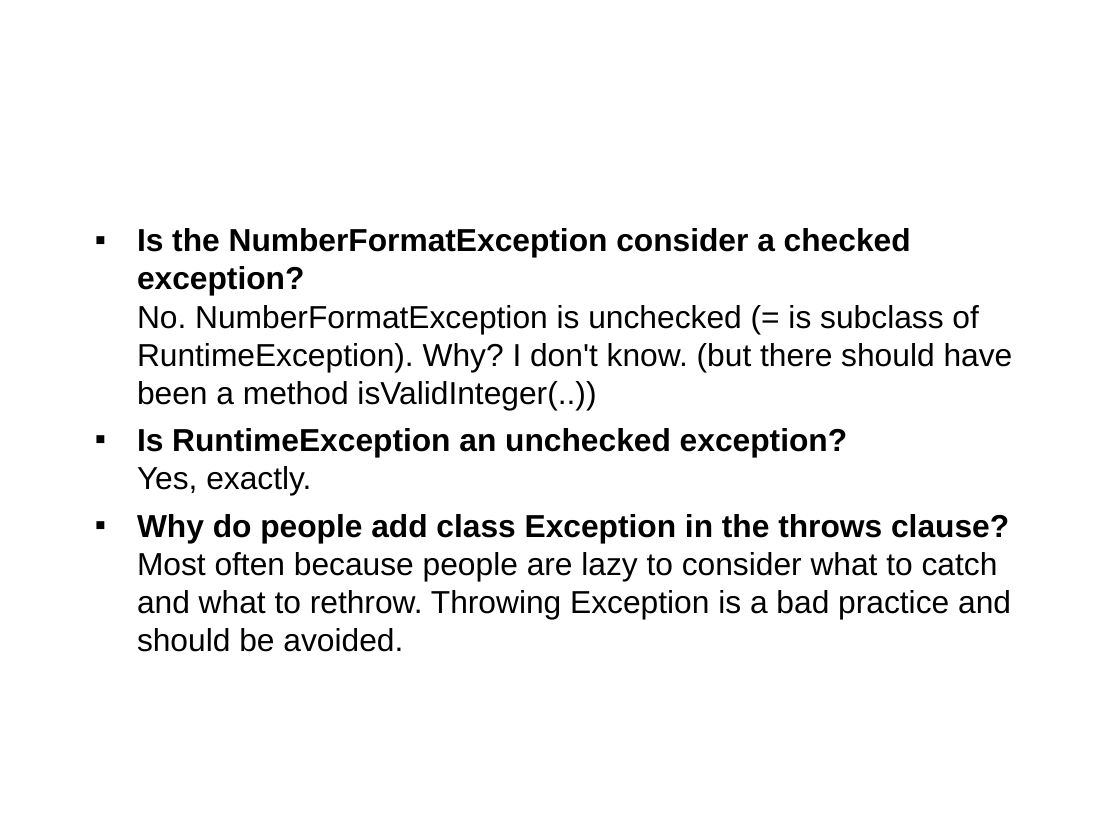
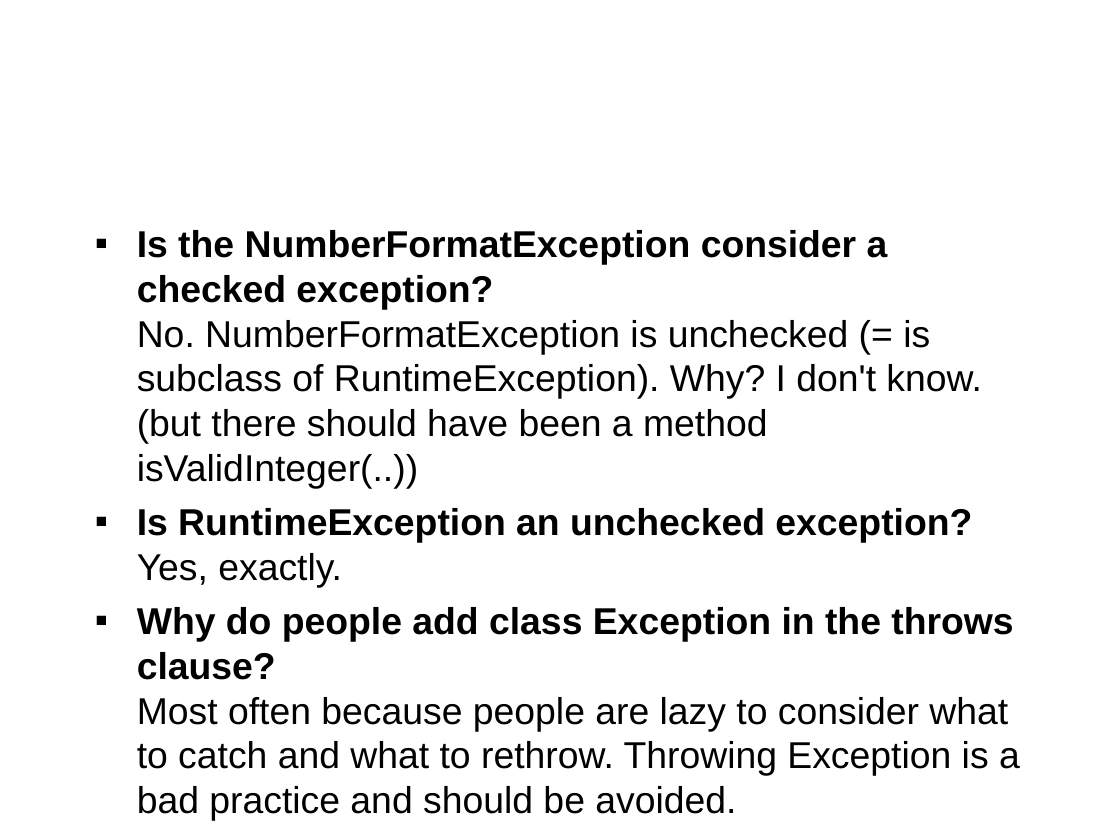
Before and after one commit to flyworker/java-workshop, a slide deck: slide 81 of Java Workshop-Concordia.ppt. Drawn at 1120x840 pixels with LibreOffice and Linux fonts; fonts in the diff are those of the drawing; background and template pictures are left out. Boxes give left, top, right and bottom in pixels: in the first picture for what was removed or moved away, otherwise in the second. Text is boxed around its words. In the diff, an @@ line names an element or a change of style, - is before the commit and + after.

```diff
--- a/Java Workshop-Concordia.ppt
+++ b/Java Workshop-Concordia.ppt
@@ text "Is the NumberFormatException consider a ..." at [137,230,1020,821]: size 20.4 to 24 pt; indent changed @@
```
Also in this commit, not shown: 62 other slides changed.
